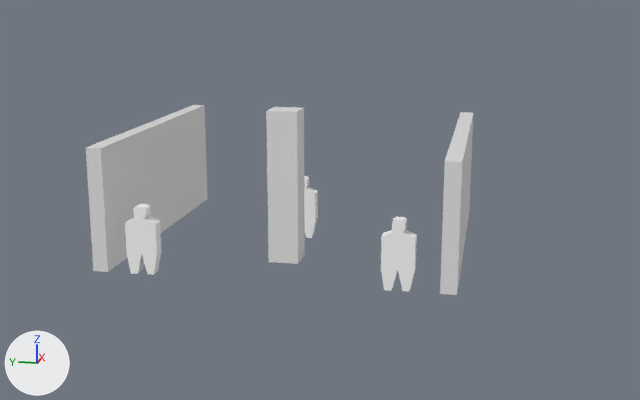
The Blender file Resources/level/level.blend as it was, and as the next commit left it.
Before and after are seen from a 50 mm camera at (-60.2, -13.3, 17.9) aimed at (-0.4, -1.3, 3.0). The axes (+X, +Y, +Z) are drawn at lower left. The lights are the same throughout.
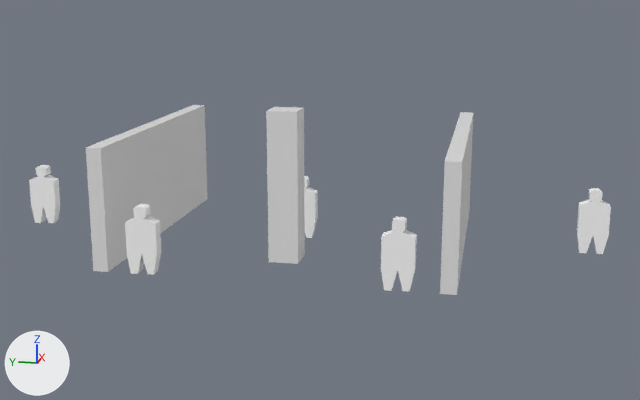
The edits, one by one:
Picture 'playerTex.png.004' (img_playertex_png_004) is new.
Picture 'playerTex.png.003' (img_playertex_png_003) is new.
Material 'Material.008' (mat_material_008) is new.
Its texture is img_playertex_png_004.
Its roughness is 0.4.
Material 'Material.007' (mat_material_007) is new.
Its texture is img_playertex_png_003.
Its roughness is 0.4.
Mesh me_cube_007 is new.
It has 44 vertices, 84 faces and spans x -0.39..0.39, y 0.14..4.5, z -1.0..1.0.
It uses material mat_material_008 (picture img_playertex_png_004).
Mesh me_cube_002 is new.
It has 44 vertices, 84 faces and spans x -0.39..0.39, y 0.14..4.5, z -1.0..1.0.
It uses material mat_material_007 (picture img_playertex_png_003).
Object 'Cube.007' (ob_cube_007) is new; it shows me_cube_007.
Its location is (0.0, 20.0, 0.0).
Its rotation in degrees is (90, 0, 0).
Object 'Cube.006' (ob_cube_006) is new; it shows me_cube_002.
Its location is (0.0, -20.0, 0.0).
Its rotation in degrees is (90, 0, 0).

Boxes (x1, y1, x2, y2) around the edits, measured in the pictures (640 x 400 px):
'Cube.006', added
    after: (577, 188, 611, 254)
'Cube.007', added
    after: (29, 165, 60, 223)
